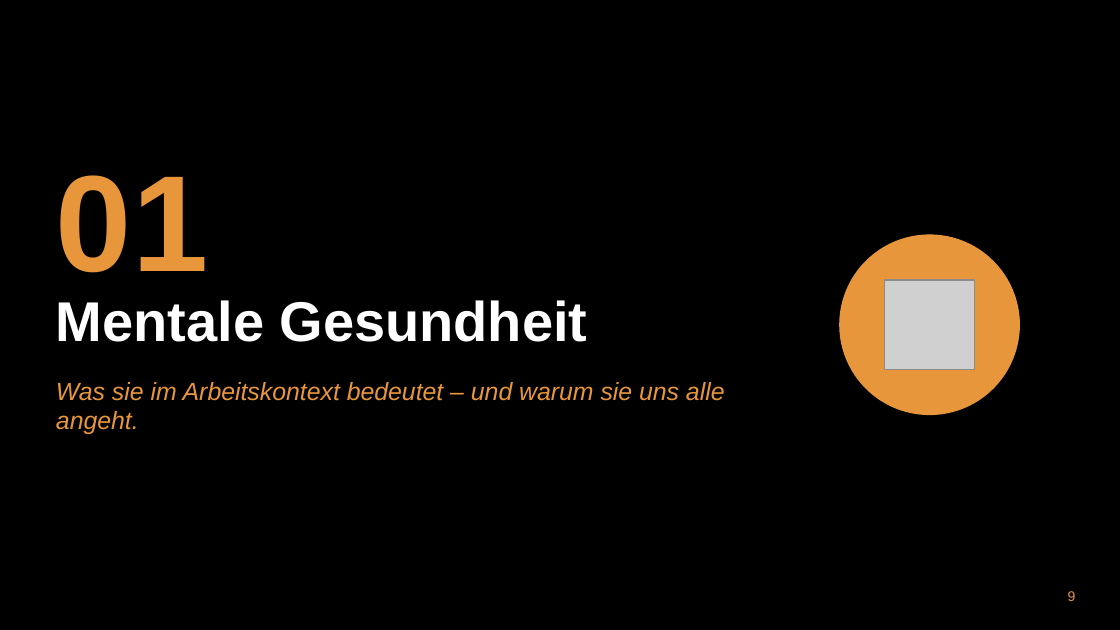
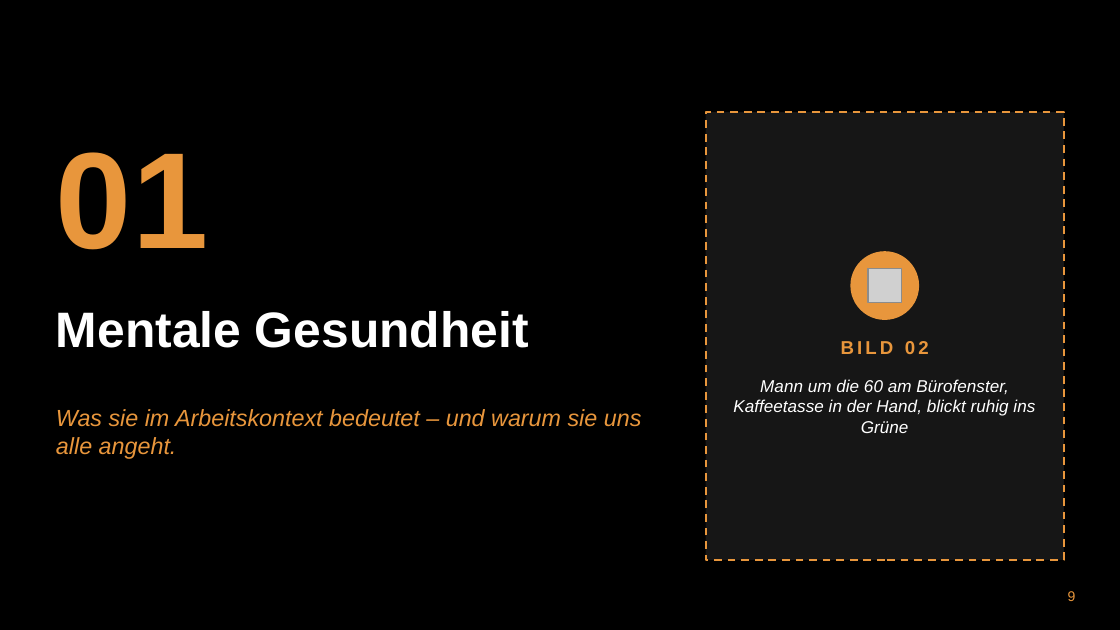
Before and after one commit to munderlohsven-dev/BVKT, a slide deck: slide 9 of praesentationen/zweitagesseminar_mentale_staerke_achtsamkeit/Zweitagesseminar_Mentale_Staerke_Achtsamkeit.pptx. Drawn at 1120x630 pixels with LibreOffice and Linux fonts; fonts in the diff are those of the drawing; grey boxes stand for pictures; background and template pictures are left out. Boxes give left, top, right and bottom in pixels: in the first picture for what was removed or moved away, otherwise in the second. Text is boxed around its words. In the diff, an @@ line names an element or a change of style, - is before the commit and + after.

```diff
--- a/praesentationen/zweitagesseminar_mentale_staerke_achtsamkeit/Zweitagesseminar_Mentale_Staerke_Achtsamkeit.pptx
+++ b/praesentationen/zweitagesseminar_mentale_staerke_achtsamkeit/Zweitagesseminar_Mentale_Staerke_Achtsamkeit.pptx
@@ text "01": place and size @@
-text "01" at bbox=[56, 175, 208, 273]
+text "01" at bbox=[56, 152, 208, 250]
@@ rectangle added at bbox=[706, 112, 1064, 560], fill #161616, outline #E8963C 1.25 pt dashed @@
@@ text "Mentale Gesundheit": place and size @@
-text "Mentale Gesundheit" at bbox=[56, 300, 588, 342]
+text "Mentale Gesundheit" at bbox=[56, 311, 529, 348]
@@ text "Mentale Gesundheit" at bbox=[56, 311, 529, 348]: size 36 to 32 pt; vertical alignment top to middle @@
@@ ellipse: place and size @@
-ellipse at bbox=[840, 235, 1019, 414]
+ellipse at bbox=[851, 252, 918, 319]
@@ picture added at bbox=[868, 269, 902, 302] @@
@@ picture removed at bbox=[885, 280, 974, 370] @@
@@ text added at bbox=[841, 341, 929, 354], 12 pt, text #E8963C, bold @@
+BILD 02
@@ text added at bbox=[733, 379, 1035, 433], 11 pt, text #FFFFFF, italic @@
+Mann um die 60 am Bürofenster, Kaffeetasse in der Hand, blickt ruhig ins Grüne
@@ text "Was sie im Arbeitskontext bedeutet ...": place and size @@
-text "Was sie im Arbeitskontext bedeutet ..." at bbox=[56, 382, 725, 434]
+text "Was sie im Arbeitskontext bedeutet ..." at bbox=[56, 409, 642, 459]
@@ text "Was sie im Arbeitskontext bedeutet ..." at bbox=[56, 409, 642, 459]: size 16 to 15 pt @@
```
Also in this commit, not shown: 28 other slides changed, 7 other files.
